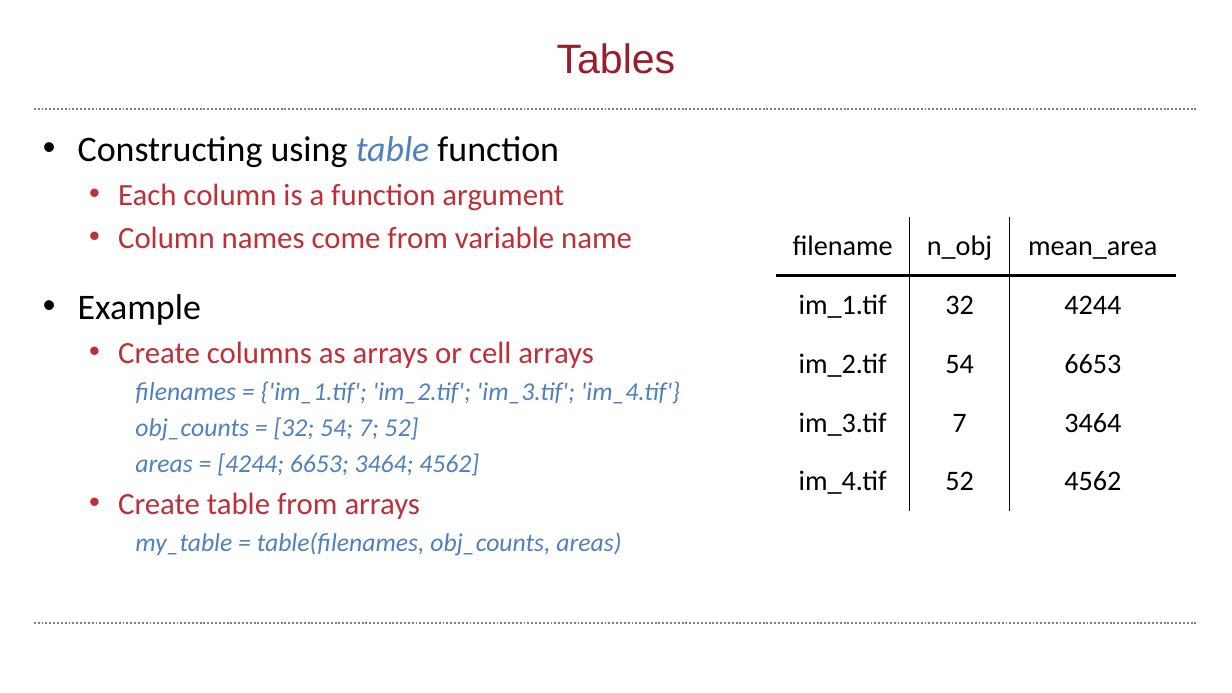
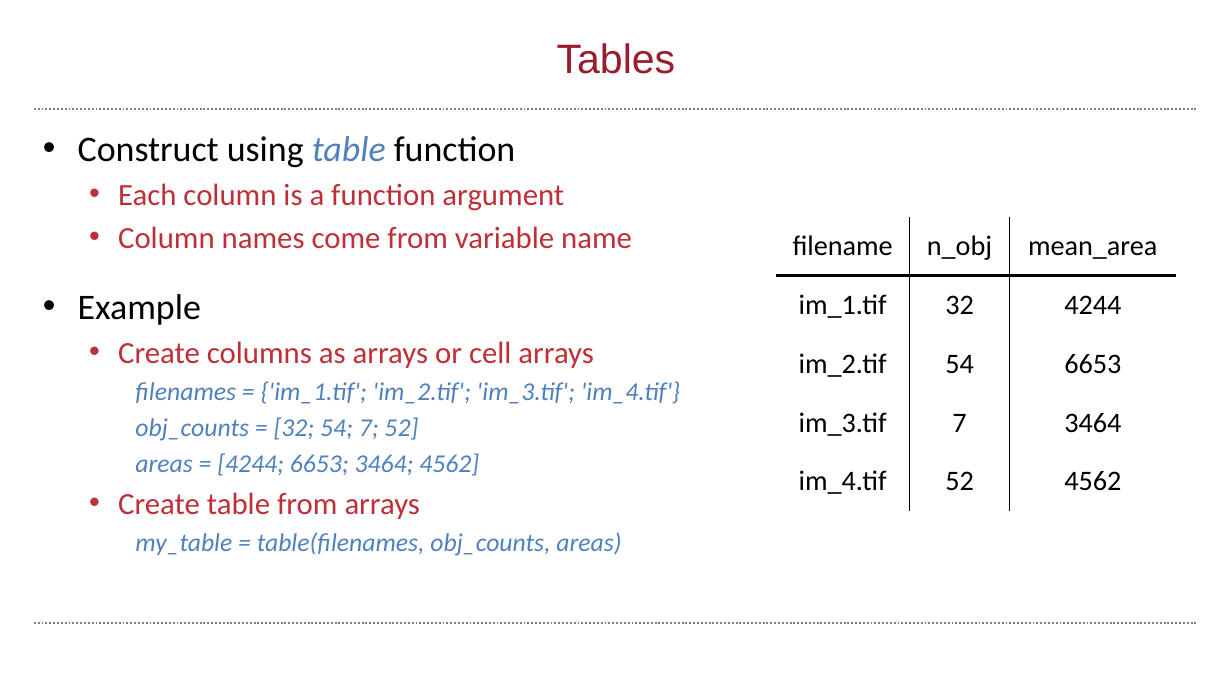
Before and after one commit to wbif-bristol/MATLAB-course, a slide deck: slide 29 of Session 3 - Advanced data structures/MATLAB Session 3.pptx. Drawn at 1232x693 pixels with LibreOffice and Linux fonts; fonts in the diff are those of the drawing; background and template pictures are left out. Boxes give left, top, right and bottom in pixels: in the first picture for what was removed or moved away, otherwise in the second. Text is boxed around its words. In the diff, an @@ line names an element or a change of style, - is before the commit and + after.

```diff
--- a/Session 3 - Advanced data structures/MATLAB Session 3.pptx
+++ b/Session 3 - Advanced data structures/MATLAB Session 3.pptx
@@ text at (x1=78, y1=136, x2=516, y2=167): text changed @@
-• Constructing using table function
+• Construct using table function
```
Also in this commit, not shown: 9 other slides changed, 12 slides added, 4 slides removed, 1 other file.
